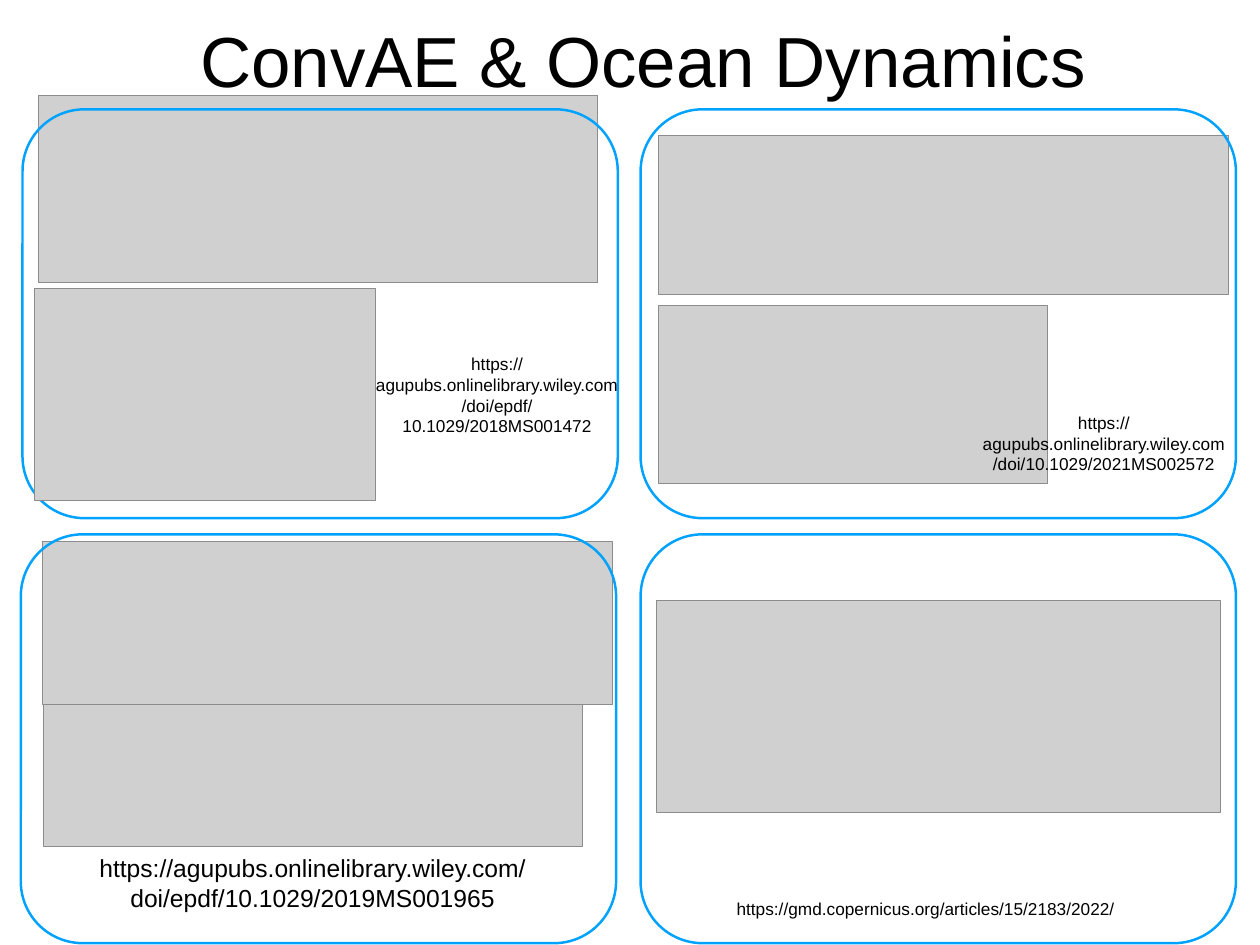
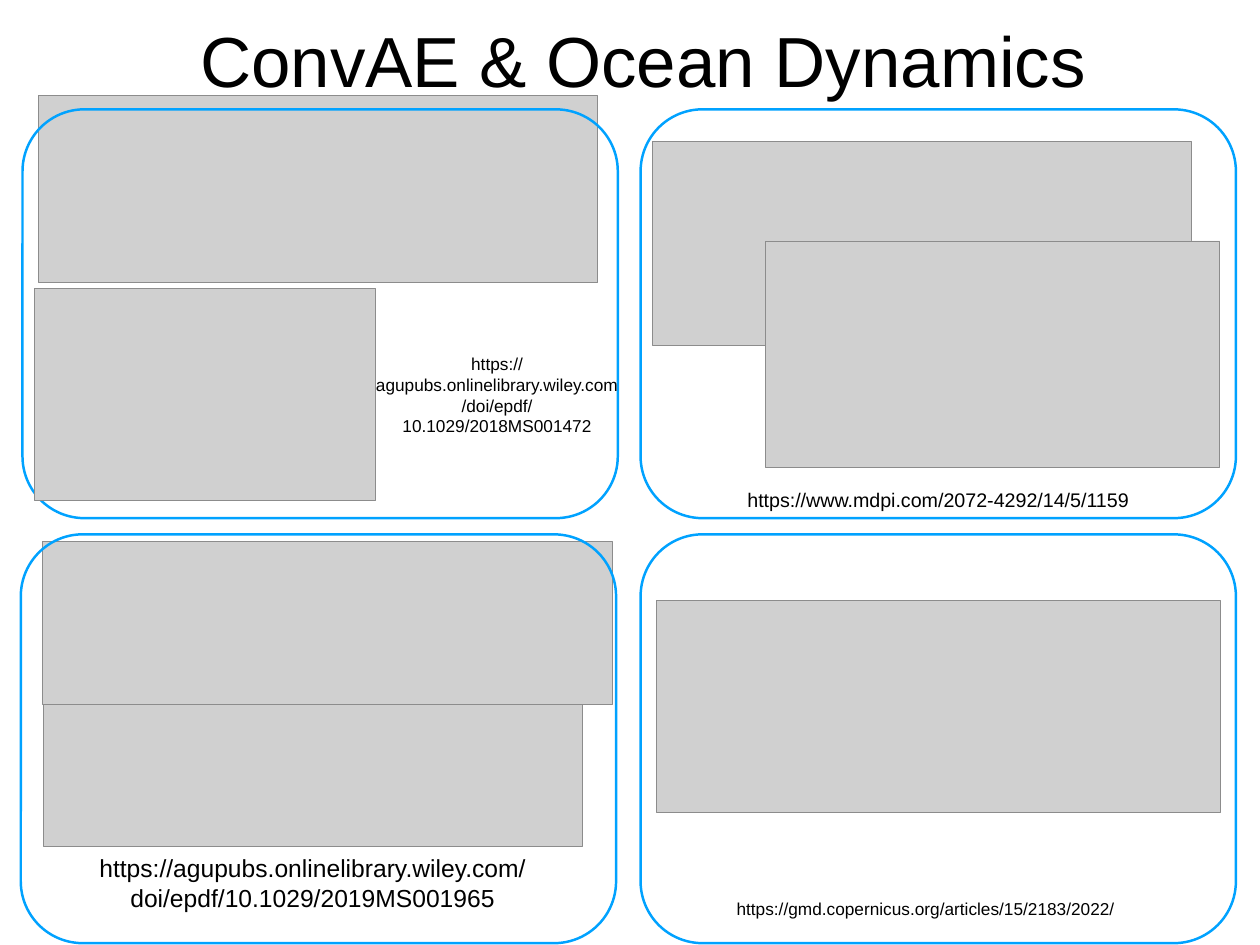
Before and after one commit to CIA-Oceanix/DLOA2023, a slide deck: slide 13 of lectures/course_DLMOA_session-3.pptx. Drawn at 1260x945 pixels with LibreOffice and Linux fonts; fonts in the diff are those of the drawing; grey boxes stand for pictures. Boxes give left, top, right and bottom in pixels: in the first picture for what was removed or moved away, otherwise in the second. Text is boxed around its words. In the diff, an @@ line names an element or a change of style, - is before the commit and + after.

```diff
--- a/lectures/course_DLMOA_session-3.pptx
+++ b/lectures/course_DLMOA_session-3.pptx
@@ picture: place and size @@
-picture at bbox=[659, 136, 1229, 294]
+picture at bbox=[652, 142, 1191, 346]
@@ picture added at bbox=[766, 241, 1220, 467] @@
@@ picture removed at bbox=[659, 306, 1048, 484] @@
@@ text removed at bbox=[983, 416, 1225, 474] @@
-https://agupubs.onlinelibrary.wiley.com/doi/10.1029/2021MS002572
@@ text added at bbox=[747, 492, 1128, 511], 16 pt, text #000000 @@
+https://www.mdpi.com/2072-4292/14/5/1159
```
Also in this commit, not shown: 1 other slide changed, 1 other file.
